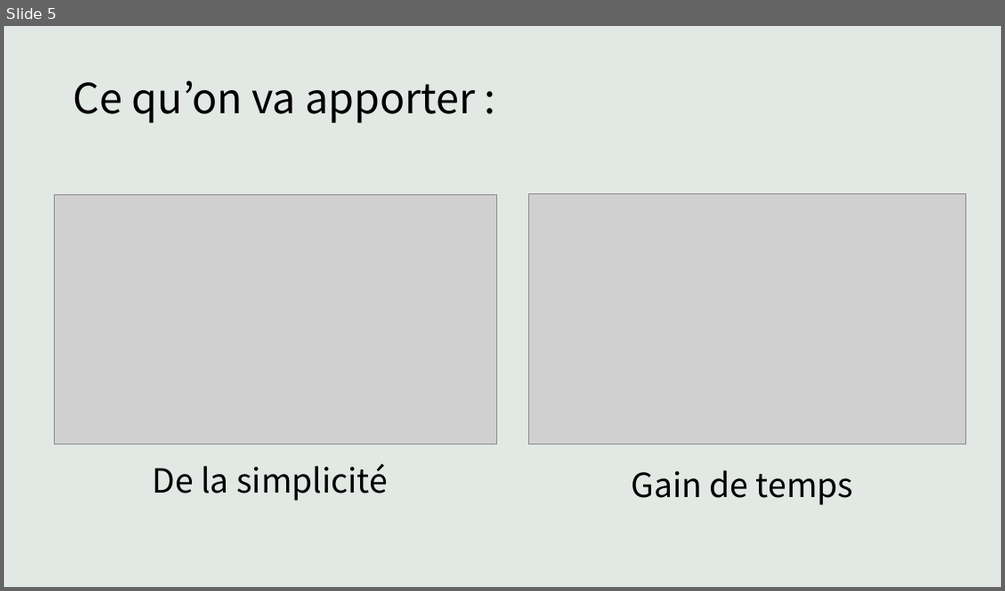
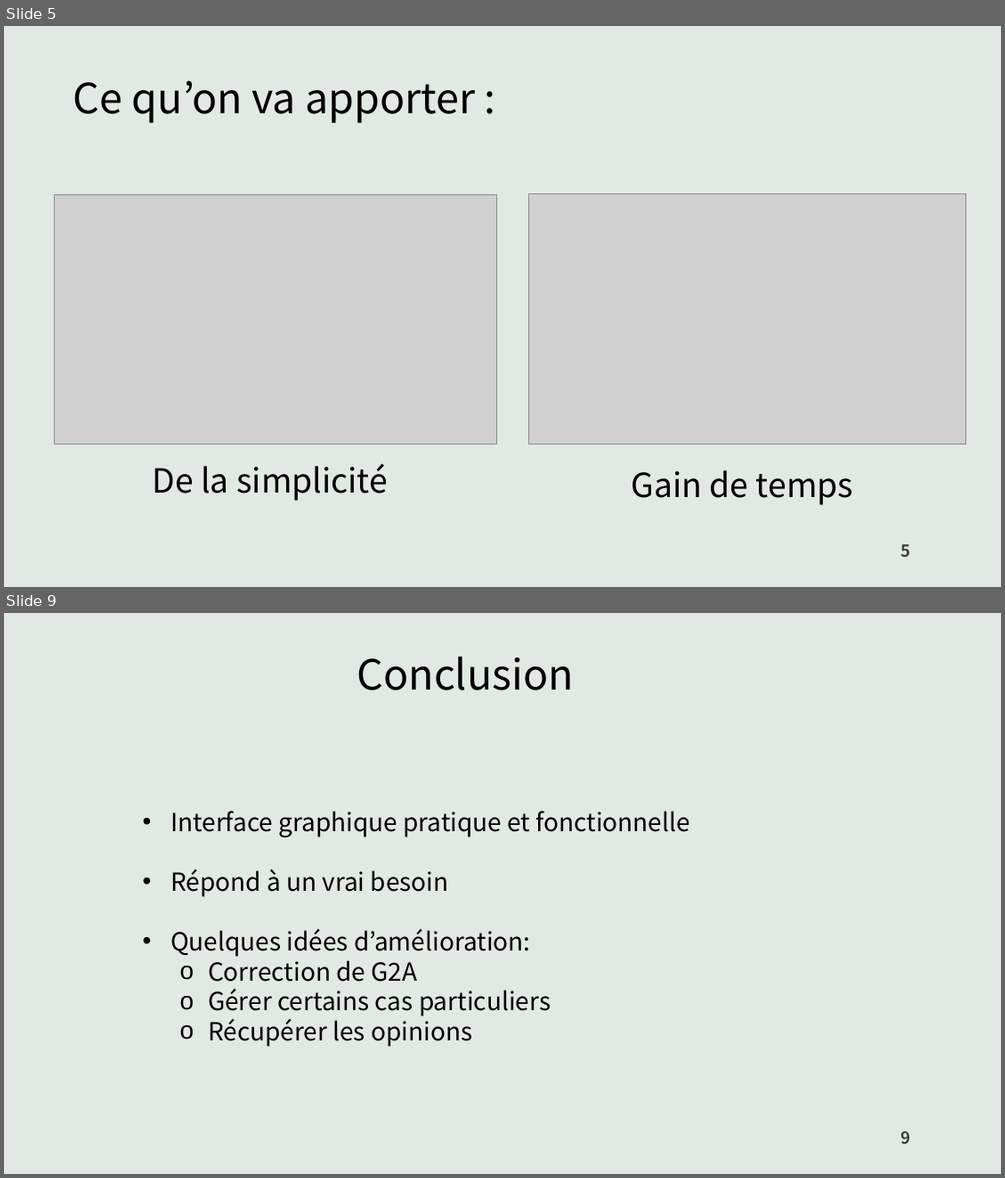
Before and after one commit to Pierre-Portfolio/GamesComparator, a slide deck: Rapport/webscrapping.pptx. Shown one above the other, each under a label of ours: slide 5 before the commit, slides 5 and 9 after it; the slides between them are not shown. The pictures are 1005x591 and 1005x1178 pixels, drawn with LibreOffice and Linux fonts; fonts in the diff are those of the drawing; grey boxes stand for pictures. Boxes give left, top, right and bottom in pixels: in the first picture for what was removed or moved away, otherwise in the second. Text is boxed around its words. In the diff, an @@ line names an element or a change of style, - is before the commit and + after.

```diff
--- a/Rapport/webscrapping.pptx
+++ b/Rapport/webscrapping.pptx
@@ slide 9 added at (4, 613, 1001, 1174), background #E2E8E4 @@
@@ text added at (357, 657, 574, 690), 40 pt, text #000000 @@
+Conclusion
@@ text added at (170, 811, 690, 1046), 24 pt, text #000000 @@
+• Interface graphique pratique et fonctionnelle
+• Répond à un vrai besoin
+• Quelques idées d’amélioration:
+  o Correction de G2A
+  o Gérer certains cas particuliers
+  o Récupérer les opinions
@@ page number added at (900, 1131, 910, 1143), 16 pt, text #404040, bold @@
+9
@@ slide 5 changed as well @@
@@ page number added at (900, 544, 910, 556), 16 pt, text #404040, bold @@
+5
```
Also in this commit, not shown: 5 other slides changed, 2 other slides added.
